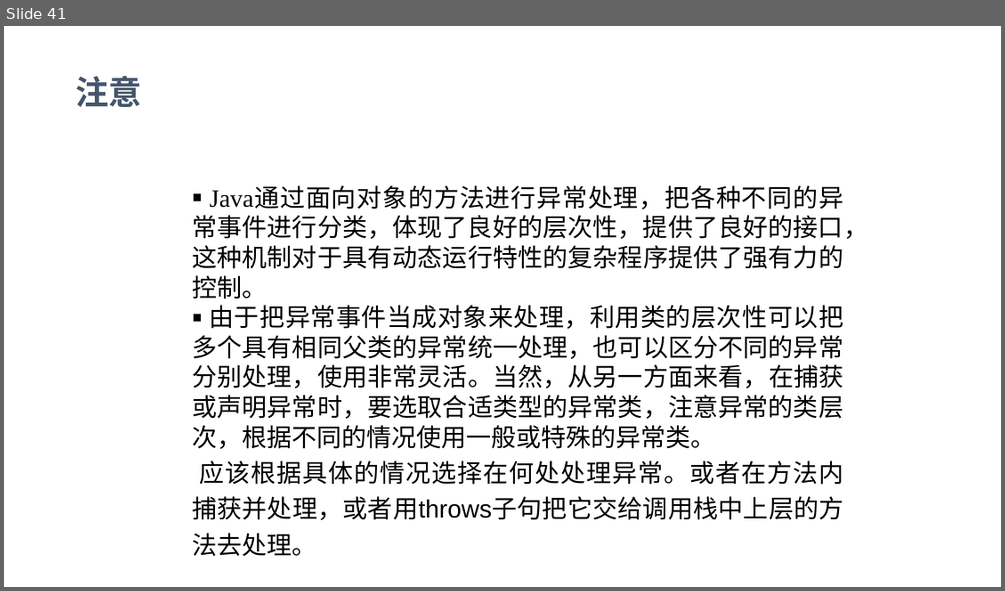
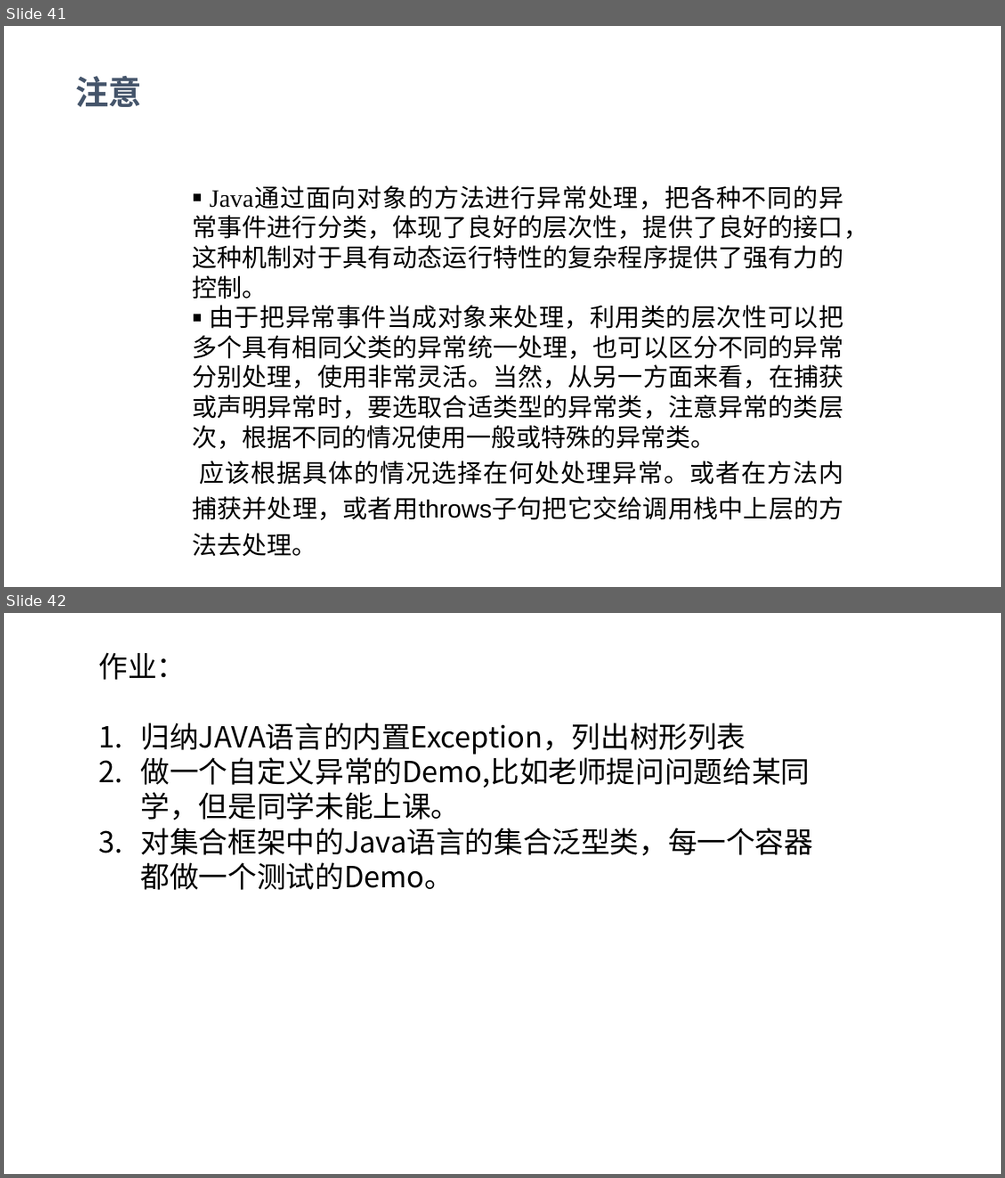
Before and after one commit to j-w-huang/oop, a slide deck: ch5/第五章 part2.pptx. Shown one above the other, each under a label of ours: slide 41 before the commit, slides 41 and 42 after it. The pictures are 1005x591 and 1005x1178 pixels, drawn with LibreOffice and Linux fonts; fonts in the diff are those of the drawing. Boxes give left, top, right and bottom in pixels: in the first picture for what was removed or moved away, otherwise in the second. Text is boxed around its words. In the diff, an @@ line names an element or a change of style, - is before the commit and + after.

```diff
--- a/ch5/第五章 part2.pptx
+++ b/ch5/第五章 part2.pptx
@@ slide 42 added at (4, 613, 1001, 1174), background #FFFFFF @@
@@ text added at (98, 652, 814, 890), 28 pt, text #000000 @@
+作业：
+1. 归纳JAVA语言的内置Exception，列出树形列表
+2. 做一个自定义异常的Demo,比如老师提问问题给某同学，但是同学未能上课。
+3. 对集合框架中的Java语言的集合泛型类，每一个容器都做一个测试的Demo。
```
Also in this commit, not shown: 2 slides changed, 3 other files.
